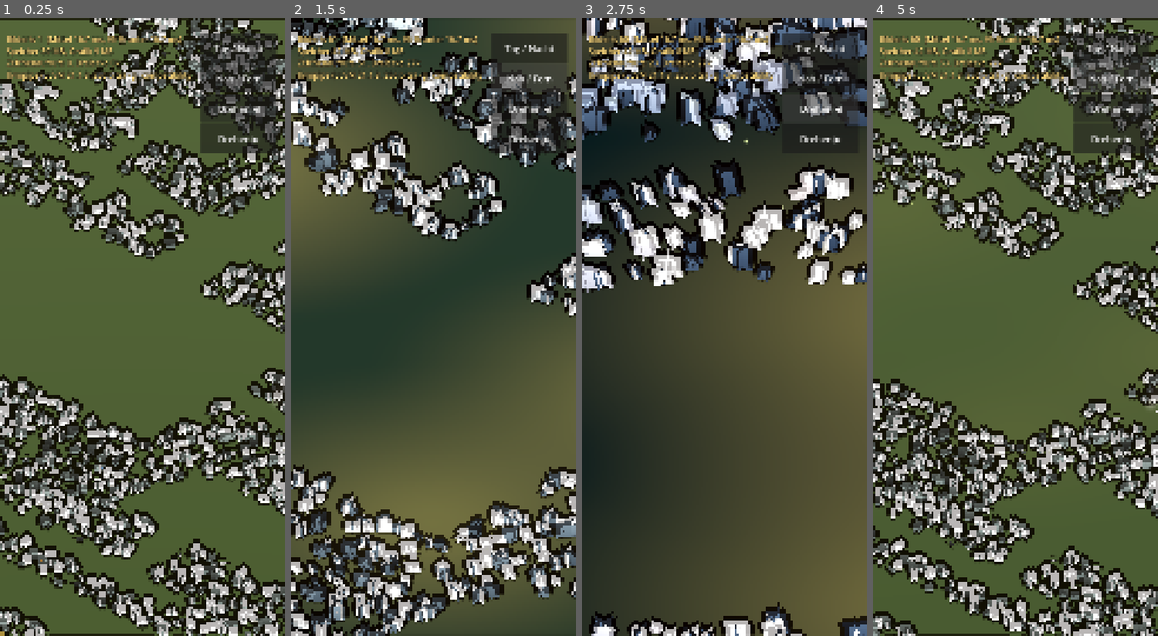
Above: before the commit, frames 1-4 (left to right).
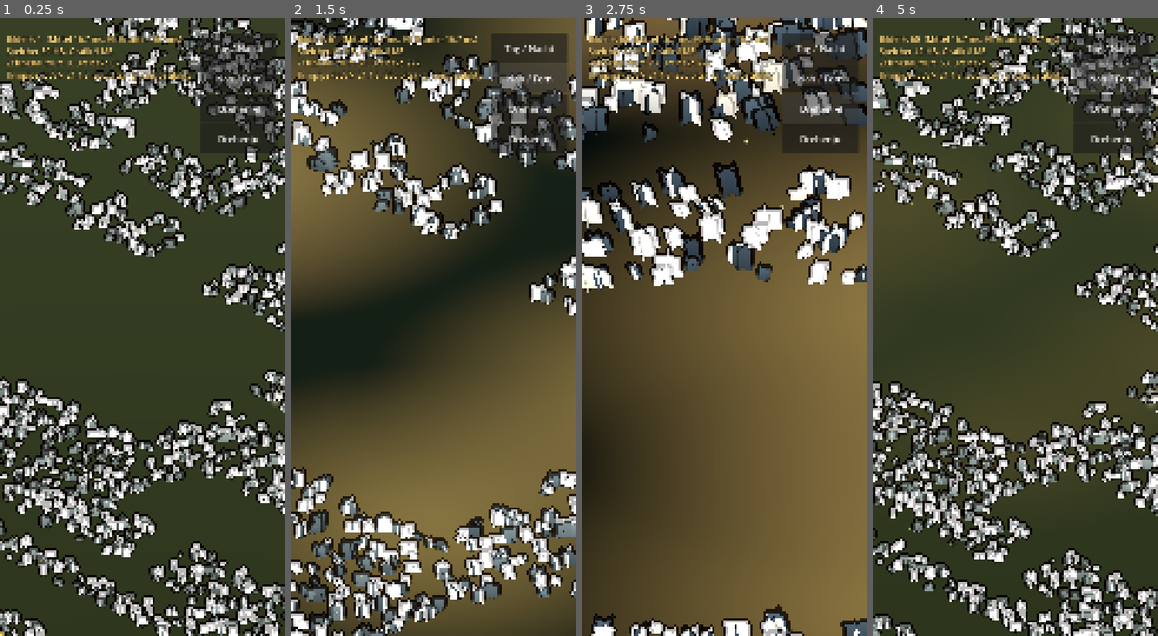
Above: after the commit, the same moments.

Repository: tramour-cmyk/androidapp_rpg_bornim
Game: Godot game, scene res://main.tscn
Same seed, same stepped clock (60 frames per second), same inputs: the game is played once before the commit and once after it.
Inputs:
- Up to frame 1 (0.25 s): no input
- Up to frame 2 (1.5 s): click "Tag / Nacht" at 0.5 s; click "Nah / Fern" at 1.25 s
- Up to frame 3 (2.75 s): click "Drehen ◀" at 2 s
- Up to frame 4 (5 s): click "Drehen ▶" at 2.75 s; click "Tag / Nacht" at 3.5 s; click "Nah / Fern" at 4.25 s

The runs differ from the first frame. In frame 1, 68% of the frame differs, in the area x 0-100%, y 0-100%; in frame 2, 21%; in frame 3, 66%; in frame 4, 68%.

Commit message:
348.5: Waldrand um die Karte, Gras und Baeume gedaempft, Schiefer matt, Laternen heller, Nacht weniger blau, Fackel waermer
Co-Authored-By: Claude Opus 5.5 <noreply@anthropic.com>
Claude-Session: https://claude.ai/code/session_01PeWFfcPupSrACKfTFYWMRK

Diff:
--- a/tools/godot348/main.gd
+++ b/tools/godot348/main.gd
@@ -59,10 +59,10 @@
 	paint(dorf)
 	var wiese := MeshInstance3D.new()
 	var pm := PlaneMesh.new()
-	pm.size = Vector2(120, 120)
+	pm.size = Vector2(160, 160)
 	wiese.mesh = pm
 	var wm := StandardMaterial3D.new()
-	wm.albedo_color = Color(0.16, 0.21, 0.11)   # Waldrand ausserhalb der Karte
+	wm.albedo_color = Color(0.1, 0.13, 0.07)    # Waldboden ausserhalb der Karte
 	wm.roughness = 1.0
 	wiese.material_override = wm
 	wiese.position = Vector3(float(info["spalten"]) * ts / 2, -0.03, float(info["zeilen"]) * ts / 2)
@@ -235,7 +235,7 @@
 		o.position = Vector3(p[0], p[2], -p[1]) * S
 		o.omni_range = 7.0
 		o.light_color = Color(1.0, 0.7, 0.38)
-		o.omni_attenuation = 1.2
+		o.omni_attenuation = 0.8
 		add_child(o)
 		lamps.append(o)
 	apply_night()
@@ -243,11 +243,11 @@
 func apply_night() -> void:
 	var k := night
 	sun.light_energy = lerpf(1.3, 0.5, k)
-	sun.light_color = Color(1.0, 0.94, 0.82).lerp(Color(0.55, 0.65, 1.0), k)
-	env.ambient_light_color = Color(0.62, 0.66, 0.75).lerp(Color(0.24, 0.3, 0.48), k)
+	sun.light_color = Color(1.0, 0.94, 0.82).lerp(Color(0.7, 0.76, 0.95), k)
+	env.ambient_light_color = Color(0.62, 0.66, 0.75).lerp(Color(0.22, 0.26, 0.36), k)
 	env.ambient_light_energy = lerpf(0.55, 1.2, k)
 	env.background_color = Color(0.36, 0.42, 0.34).lerp(Color(0.03, 0.04, 0.08), k)
-	for o in lamps: (o as OmniLight3D).light_energy = 9.0 * k
+	for o in lamps: (o as OmniLight3D).light_energy = 16.0 * k
 	if glas: glas.set_shader_parameter("glow", 1.5 * k)
 	if wasser: wasser.set_shader_parameter("night", k)
 	for f in falter: (f["n"] as Node3D).visible = k < 0.5
@@ -291,7 +291,7 @@
 	t.add_child(flame)
 	torch = OmniLight3D.new()
 	torch.position = Vector3(0, 0.6, 0)
-	torch.light_color = Color(1.0, 0.58, 0.22)
+	torch.light_color = Color(1.0, 0.72, 0.38)
 	torch.omni_range = 8.0
 	torch.omni_attenuation = 2.0
 	t.add_child(torch)
@@ -390,7 +390,7 @@
 		var at := Vector3(float(p[0]), float(p[2]), -float(p[1])) * S
 		if l["art"] == "rauch":
 			var pr := CPUParticles3D.new()
-			pr.amount = 18; pr.lifetime = 6.0; pr.preprocess = 6.0
+			pr.amount = 24; pr.lifetime = 6.0; pr.preprocess = 6.0
 			pr.direction = Vector3(0, 1, 0); pr.spread = 12.0
 			pr.initial_velocity_min = 0.18; pr.initial_velocity_max = 0.3
 			pr.gravity = Vector3(0.09, 0.03, 0.04)
@@ -398,10 +398,11 @@
 			var cv := Curve.new(); cv.add_point(Vector2(0, 0.35)); cv.add_point(Vector2(1, 1.6)); pr.scale_amount_curve = cv
 			var gr := Gradient.new(); gr.set_color(0, Color(1, 1, 1, 0)); gr.add_point(0.15, Color(1, 1, 1, 0.55)); gr.set_color(gr.get_point_count() - 1, Color(1, 1, 1, 0))
 			pr.color_ramp = gr
-			var qm := QuadMesh.new(); qm.size = Vector2(0.6, 0.6)
+			var qm := QuadMesh.new(); qm.size = Vector2(0.45, 0.45)
 			var sm := StandardMaterial3D.new()
 			sm.shading_mode = BaseMaterial3D.SHADING_MODE_UNSHADED
 			sm.transparency = BaseMaterial3D.TRANSPARENCY_ALPHA
+			sm.texture_filter = BaseMaterial3D.TEXTURE_FILTER_LINEAR
 			sm.vertex_color_use_as_albedo = true
 			sm.billboard_mode = BaseMaterial3D.BILLBOARD_PARTICLES
 			sm.albedo_texture = soft_dot()
--- a/tools/godot348/tusche.gdshader
+++ b/tools/godot348/tusche.gdshader
@@ -3,7 +3,7 @@
 render_mode unshaded, cull_disabled, depth_draw_never, blend_mix, fog_disabled;
 uniform sampler2D depth_tex : hint_depth_texture, filter_nearest;
 uniform sampler2D screen_tex : hint_screen_texture, filter_nearest;
-uniform float px = 1.6;            // Linienbreite in Bildpunkten
+uniform float px = 1.3;            // Linienbreite in Bildpunkten
 uniform float knick = 0.06;        // Meter: Krümmung der Tiefe, ab der eine Linie entsteht
 uniform vec3 ink : source_color = vec3(0.07, 0.05, 0.04);
 void vertex() { POSITION = vec4(VERTEX.xy, 1.0, 1.0); }
Not shown, changed: tools/blender348/v3/dorf.py
Not shown, changed: tools/blender348/v3/held3.py
Not shown, changed: tools/blender348/v3/tex.py
